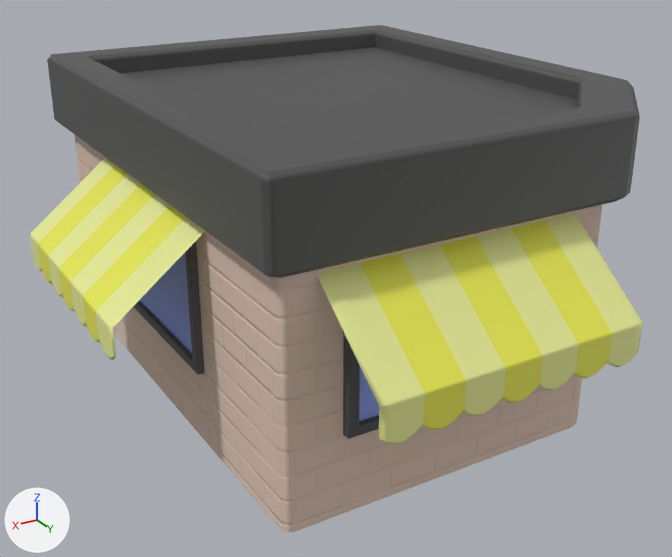
What one commit did to the FBX model Assets/Meshes/Environment/Buildings/CafeExternal.fbx.
Rendered twice from a 50 mm camera at (8.44, 14.1, 7.94) aimed at (0.7, 1.21, 1.5). Lighting does not change. The marker at lower left points along +X, +Y and +Z. Where no turn or scale is listed for an object, it has been applied to the vertices. Vertices at the same position are counted once.

The scene before the commit, as lines of its bpy script (objects in view):
```python
ob_cafe = bpy.data.objects.new('Cafe', me_cube_396)
ob_cafe.location = (0.0, 0.0, 0.0)
ob_cube_307 = bpy.data.objects.new('Cube.307', me_cube_398)
ob_cube_307.location = (1.74, 4.72, 1.44)
ob_cube_309 = bpy.data.objects.new('Cube.309', me_cube_397)
ob_cube_309.location = (3.64, -0.68, 1.44)
ob_plane_051 = bpy.data.objects.new('Plane.051', me_plane_032)
ob_plane_051.location = (0.83, 5.16, 2.88)
ob_plane_054 = bpy.data.objects.new('Plane.054', me_plane_035)
ob_plane_054.location = (4.12, 0.22, 2.88)
ob_window1_007 = bpy.data.objects.new('Window1.007', me_cube_393)
ob_window1_007.location = (3.89, -0.69, 1.57)
```
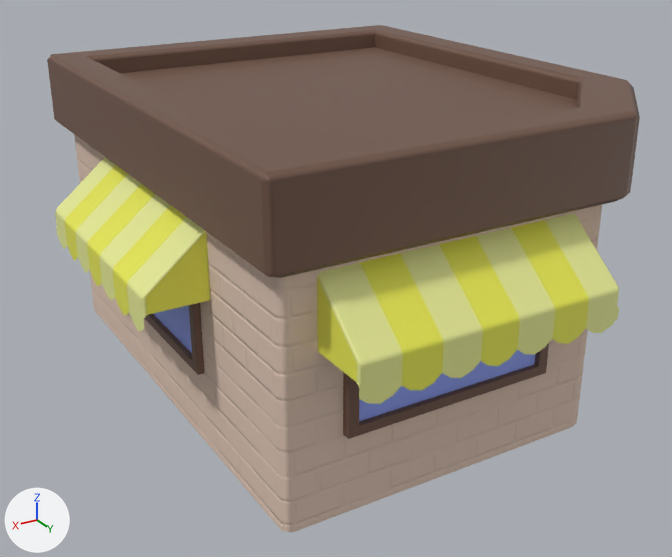
Patch to the scene script:
```diff
--- a/Assets/Meshes/Environment/Buildings/CafeExternal.fbx.py
+++ b/Assets/Meshes/Environment/Buildings/CafeExternal.fbx.py
@@ me_cube_396 @@
 me_cube_396.from_pydata(...)  # 70 vertices, 66 faces; spans x -3.86..3.88, y -4.34..4.94, z -0.5..4.85
 # used by ob_cafe; location = (0.0, 0.0, 0.0)
+# me_cube_396 part 3: texture (UV) coordinates of 56 of 66 faces, centred in x -3.86..3.88, y -4.34..4.94, z 3.49..4.85, changed; they spanned u 0.55..0.55, v 0.98..0.98 and now span u 0.42..0.43, v 0.79..0.79
 me_cube_396.materials.append(mat_mat_bricks_brown)
@@ me_cube_398 @@
 me_cube_398.from_pydata(...)  # 40 vertices, 36 faces; spans x -2.73..0.92, y -0.08..0.08, z -0.62..1.73
 # used by ob_cube_307; location = (1.74, 4.72, 1.44)
+# me_cube_398 part 2: texture (UV) coordinates of 36 of 36 faces, centred in x -2.73..0.92, y -0.01..0.08, z -0.62..1.73, changed; they spanned u 0.55..0.55, v 0.96..0.99 and now span u 0.43..0.43, v 0.76..0.79
 me_cube_398.materials.append(mat_gradient)
@@ me_cube_397 @@
 me_cube_397.from_pydata(...)  # 40 vertices, 36 faces; spans x -0.08..0.08, y -0.92..2.73, z -0.62..1.73
 # used by ob_cube_309; location = (3.64, -0.68, 1.44)
+# me_cube_397 part 1: texture (UV) coordinates of 36 of 36 faces, centred in x -0.01..0.08, y -0.92..2.73, z -0.62..1.73, changed; they spanned u 0.55..0.55, v 0.96..0.99 and now span u 0.43..0.43, v 0.76..0.79
 me_cube_397.materials.append(mat_gradient)
@@ me_plane_042 @@
+me_plane_042.from_pydata(...)  # 103 vertices, 82 faces; spans x -0.85..0.52, y -2.23..2.23, z -1.0..0.51
+me_plane_042.materials.append(mat_gradient)  # picture img_flowerpallate_psd
@@ me_plane_036 @@
+me_plane_036.from_pydata(...)  # 103 vertices, 82 faces; spans x -2.23..2.23, y -0.85..0.52, z -1.0..0.51
+me_plane_036.materials.append(mat_gradient)  # picture img_flowerpallate_psd
@@ ob_plane_054 @@
-ob_plane_054 = bpy.data.objects.new('Plane.054', me_plane_035)
-ob_plane_054.location = (4.12, 0.22, 2.88)
@@ ob_plane_051 @@
-ob_plane_051 = bpy.data.objects.new('Plane.051', me_plane_032)
-ob_plane_051.location = (0.83, 5.16, 2.88)
@@ ob_windowshade_002 @@
+ob_windowshade_002 = bpy.data.objects.new('WindowShade.002', me_plane_042)
+ob_windowshade_002.location = (4.12, 0.22, 2.88)
@@ ob_windowshade_001 @@
+ob_windowshade_001 = bpy.data.objects.new('WindowShade.001', me_plane_036)
+ob_windowshade_001.location = (0.83, 5.17, 2.88)
```

What differs and where, as boxes [x1, y1, x2, y2] in the pictures (672 x 557 px):
'Plane.051', deleted (beige)
    before: [317, 214, 643, 444]
'WindowShade.001', added (yellow)
    after: [317, 213, 619, 404]
'Plane.054', deleted (beige)
    before: [30, 157, 205, 360]
'WindowShade.002', added (beige)
    after: [55, 157, 210, 331]
part 1 of me_cube_397, surface changed (black to brown)
    before: [133, 241, 204, 375]
    after: [144, 303, 204, 375]
part 2 of me_cube_398, surface changed (black to brown)
    before: [343, 331, 379, 439]
    after: [343, 343, 549, 439]
part 3 of me_cube_396, surface changed (grey to brown)
    both: [47, 25, 640, 278]
'Window1.008', unchanged, uncovered by the edit
    before: [359, 367, 379, 421]
    after: [359, 350, 535, 421]
'Window1.007', unchanged, covered by the edit
    before: [140, 253, 192, 353]
    after: [153, 305, 192, 353]
